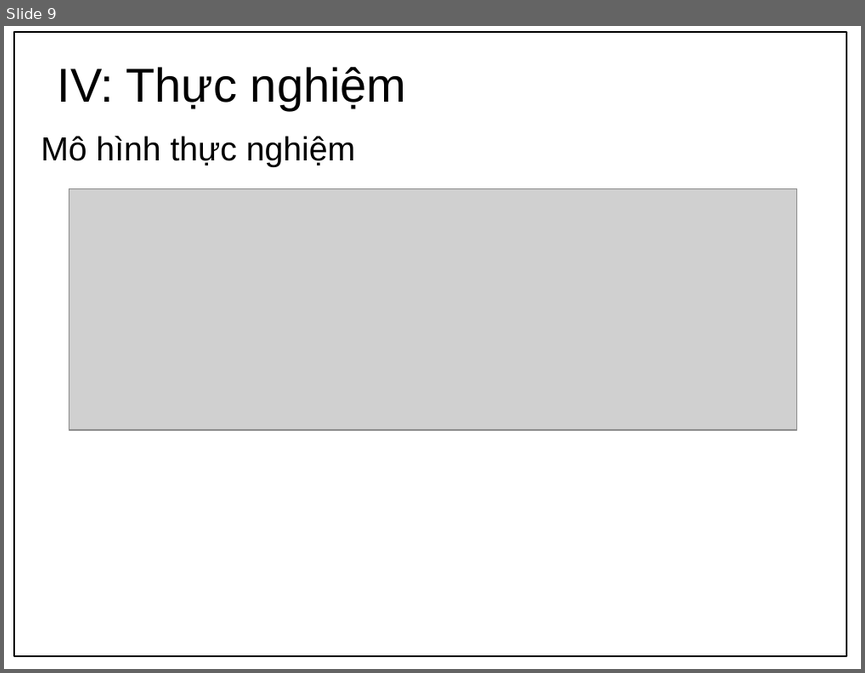
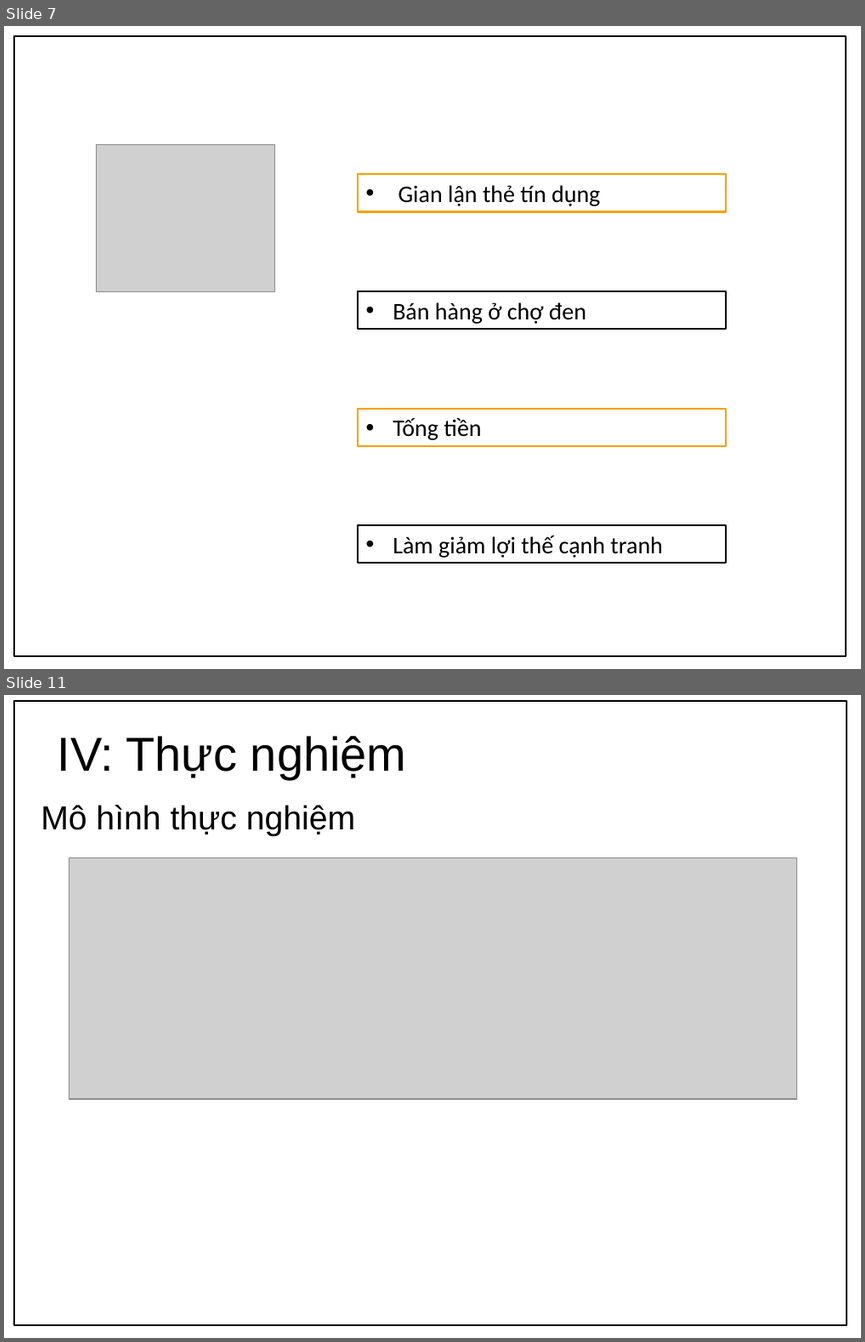
Before and after one commit to apkadmin/doan, a slide deck: Kỹ-thuật-khai-thác-giao-thức-Network-Time.pptx. Shown one above the other, each under a label of ours: slide 9 before the commit, slides 7 and 11 after it; the slides between them are not shown. The pictures are 865x673 and 865x1342 pixels, drawn with LibreOffice and Linux fonts; fonts in the diff are those of the drawing; grey boxes stand for pictures; background and template pictures are left out. Boxes give left, top, right and bottom in pixels: in the first picture for what was removed or moved away, otherwise in the second. Text is boxed around its words. In the diff, an @@ line names an element or a change of style, - is before the commit and + after.

```diff
--- a/Kỹ-thuật-khai-thác-giao-thức-Network-Time.pptx
+++ b/Kỹ-thuật-khai-thác-giao-thức-Network-Time.pptx
@@ slide 7 added at (4, 26, 861, 669), background picture (left out) @@
@@ rectangle added at (14, 36, 846, 656), outline #000000 1.5 pt @@
@@ picture added at (97, 145, 275, 291) @@
@@ rectangle added at (358, 174, 726, 212), fill #FFFFFF, outline #FE9E00 1.5 pt, 20 pt, text #000000 @@
+• Gian lận thẻ tín dụng
@@ rectangle added at (358, 291, 726, 329), fill #FFFFFF, outline #000000 1.5 pt, 20 pt, text #000000 @@
+• Bán hàng ở chợ đen
@@ rectangle added at (358, 408, 726, 446), fill #FFFFFF, outline #FE9E00 1.5 pt, 20 pt, text #000000 @@
+• Tống tiền
@@ rectangle added at (358, 526, 726, 563), fill #FFFFFF, outline #000000 1.5 pt, 20 pt, text #000000 @@
+• Làm giảm lợi thế cạnh tranh
@@ what was slide 9 is now slide 11 @@
```
Also in this commit, not shown: 6 slides changed, 3 other slides added, 2 slides removed, 39 other files.
